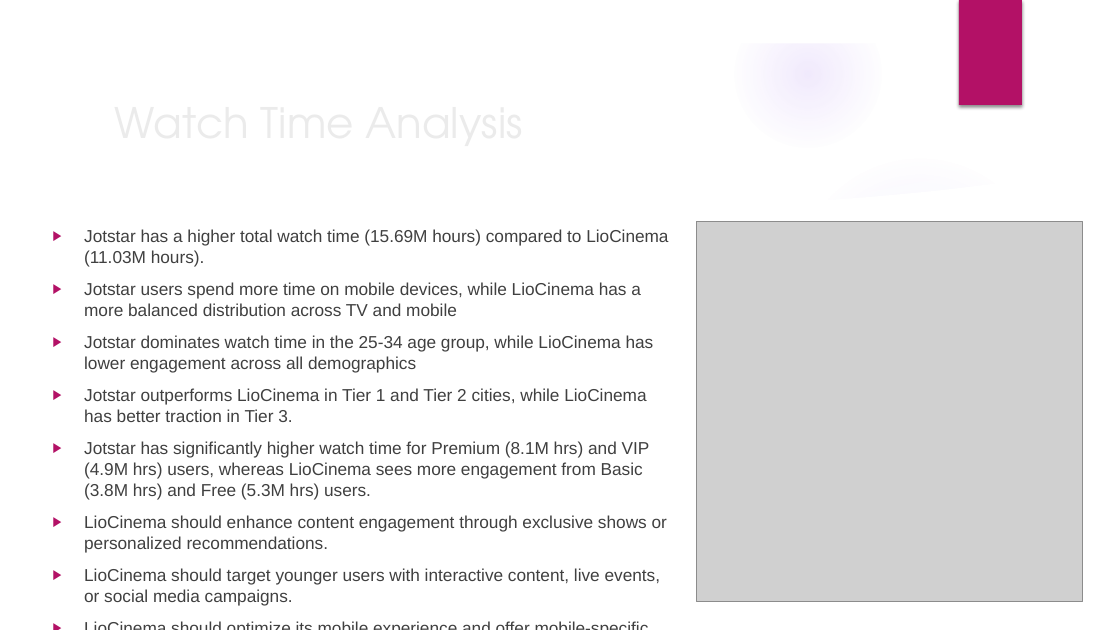
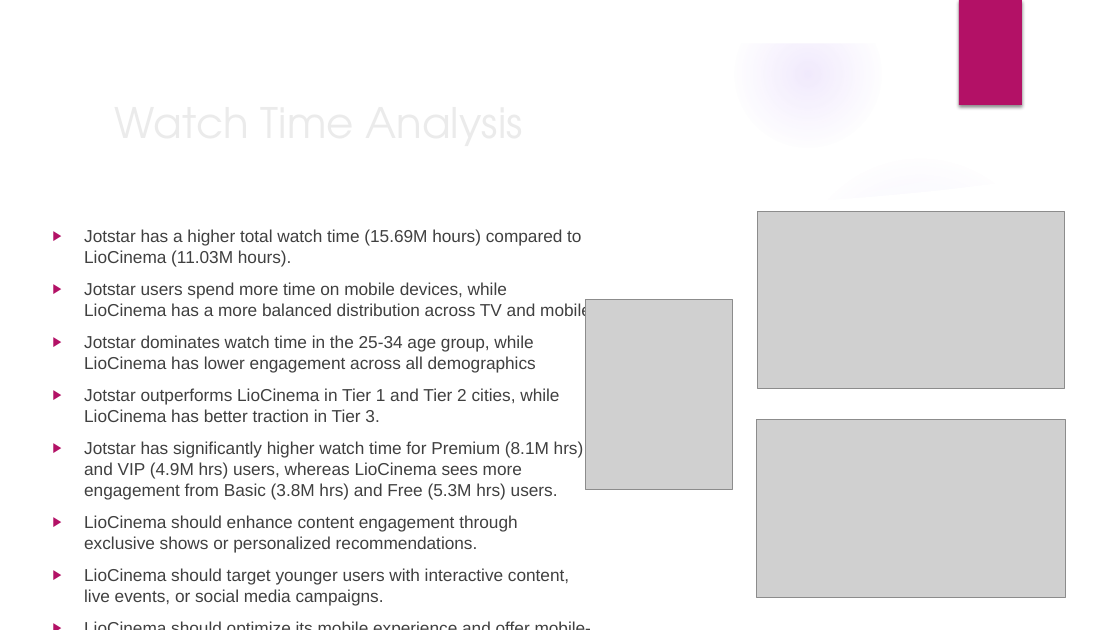
Before and after one commit to monishahensraj/OTT-Analysis, a slide deck: slide 10 of Presentation1.pptx. Drawn at 1120x630 pixels with LibreOffice and Linux fonts; fonts in the diff are those of the drawing; grey boxes stand for pictures; background and template pictures are left out. Boxes give left, top, right and bottom in pixels: in the first picture for what was removed or moved away, otherwise in the second. Text is boxed around its words. In the diff, an @@ line names an element or a change of style, - is before the commit and + after.

Commit message:
updated OTT ANalysis

```diff
--- a/Presentation1.pptx
+++ b/Presentation1.pptx
@@ text "Jotstar has a higher total ..." rewrapped from bbox=[84, 229, 668, 606] to bbox=[84, 229, 591, 606] @@
@@ picture removed at bbox=[697, 221, 1083, 602] @@
@@ picture added at bbox=[758, 211, 1065, 388] @@
@@ picture added at bbox=[586, 300, 733, 490] @@
@@ picture added at bbox=[757, 419, 1065, 597] @@
```
Also in this commit, not shown: 6 other slides changed, 3 other files.
